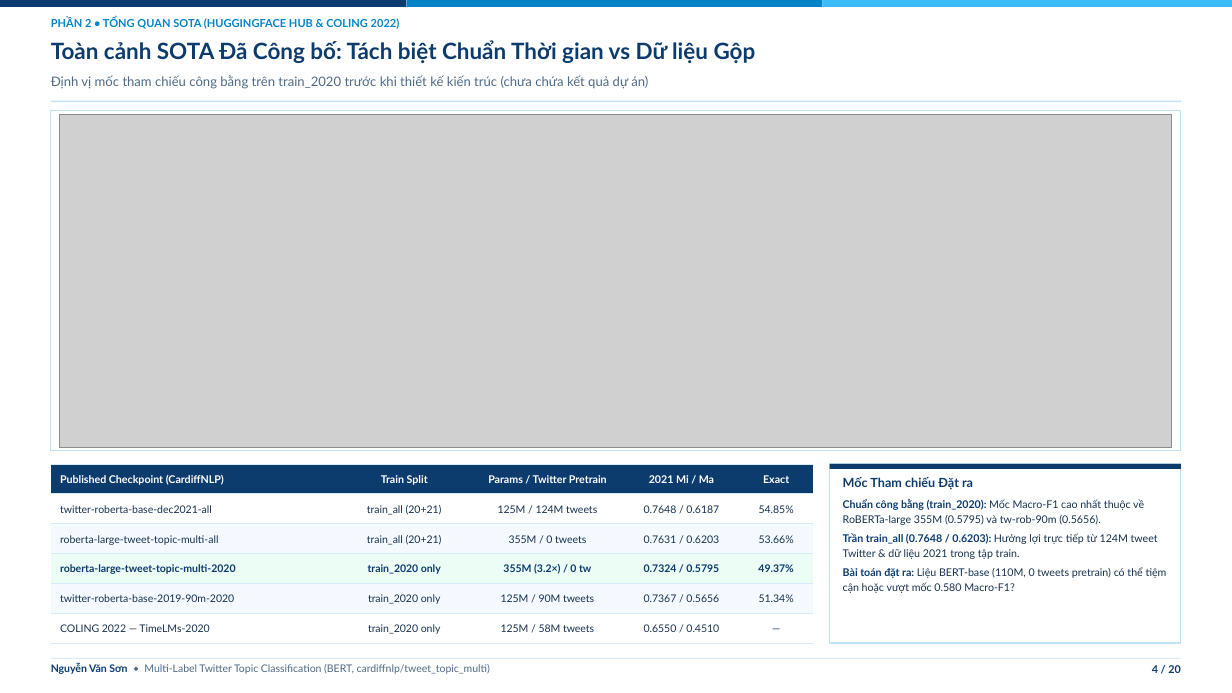
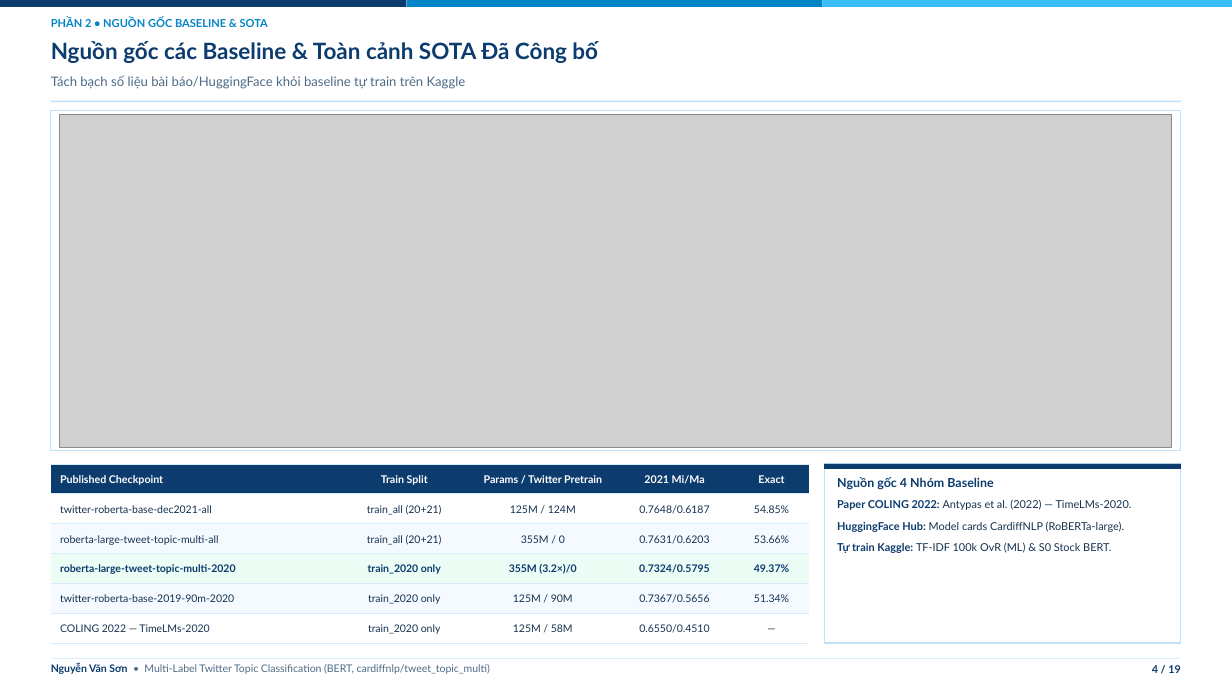
Before and after one commit to cakho6179/tweet_topic_benchmark, a slide deck: slide 4 of presentation/tweet_topic_bert_evaluation.pptx. Drawn at 1232x693 pixels with LibreOffice and Linux fonts; fonts in the diff are those of the drawing; grey boxes stand for pictures; background and template pictures are left out. Boxes give left, top, right and bottom in pixels: in the first picture for what was removed or moved away, otherwise in the second. Text is boxed around its words. In the diff, an @@ line names an element or a change of style, - is before the commit and + after.

```diff
--- a/presentation/tweet_topic_bert_evaluation.pptx
+++ b/presentation/tweet_topic_bert_evaluation.pptx
@@ text at [51,18,268,27]: text changed @@
-PHẦN 2 • TỔNG QUAN SOTA (HUGGINGFACE HUB & COLING 2022)
+PHẦN 2 • NGUỒN GỐC BASELINE & SOTA
@@ text at [51,41,598,63]: text changed @@
-Toàn cảnh SOTA Đã Công bố: Tách biệt Chuẩn Thời gian vs Dữ liệu Gộp
+Nguồn gốc các Baseline & Toàn cảnh SOTA Đã Công bố
@@ text at [51,75,466,89]: text changed @@
-Định vị mốc tham chiếu công bằng trên train_2020 trước khi thiết kế kiến trúc (chưa chứa kết quả dự án)
+Tách bạch số liệu bài báo/HuggingFace khỏi baseline tự train trên Kaggle
@@ table at [51,464,809,643] @@
-row 1, column 1: Published Checkpoint (CardiffNLP)
+row 1, column 1: Published Checkpoint
-row 1, column 4: 2021 Mi / Ma
+row 1, column 4: 2021 Mi/Ma
-row 2, column 3: 125M / 124M tweets
+row 2, column 3: 125M / 124M
-row 2, column 4: 0.7648 / 0.6187
+row 2, column 4: 0.7648/0.6187
-row 3, column 3: 355M / 0 tweets
+row 3, column 3: 355M / 0
-row 3, column 4: 0.7631 / 0.6203
+row 3, column 4: 0.7631/0.6203
-row 4, column 3: 355M (3.2×) / 0 tw
+row 4, column 3: 355M (3.2×)/0
-row 4, column 4: 0.7324 / 0.5795
+row 4, column 4: 0.7324/0.5795
-row 5, column 3: 125M / 90M tweets
+row 5, column 3: 125M / 90M
-row 5, column 4: 0.7367 / 0.5656
+row 5, column 4: 0.7367/0.5656
-row 6, column 3: 125M / 58M tweets
+row 6, column 3: 125M / 58M
-row 6, column 4: 0.6550 / 0.4510
+row 6, column 4: 0.6550/0.4510
@@ table: place and size @@
-table at [51,464,813,643]
+table at [51,464,809,643]
@@ rectangle: place and size @@
-rectangle at [830,464,1181,643]
+rectangle at [824,464,1181,643]
@@ rectangle: place and size @@
-rectangle at [830,464,1181,470]
+rectangle at [824,464,1181,470]
@@ text at [837,477,1132,553]: text changed; size 8.3 to 8.5 pt @@
-Mốc Tham chiếu Đặt ra
-Chuẩn công bằng (train_2020): Mốc Macro-F1 cao nhất thuộc về RoBERTa-large 355M (0.5795) và tw-rob-90m (0.5656).
-Trần train_all (0.7648 / 0.6203): Hưởng lợi trực tiếp từ 124M tweet Twitter & dữ liệu 2021 trong tập train.
-Bài toán đặt ra: Liệu BERT-base (110M, 0 tweets pretrain) có thể tiệm cận hoặc vượt mốc 0.580 Macro-F1?
+Nguồn gốc 4 Nhóm Baseline
+Paper COLING 2022: Antypas et al. (2022) — TimeLMs-2020.
+HuggingFace Hub: Model cards CardiffNLP (RoBERTa-large).
+Tự train Kaggle: TF-IDF 100k OvR (ML) & S0 Stock BERT.
@@ text at [1152,665,1180,673]: text changed @@
-4 / 20
+4 / 19
```
Also in this commit, not shown: 11 other slides changed, 7 slides added, 8 slides removed, 16 other files.
